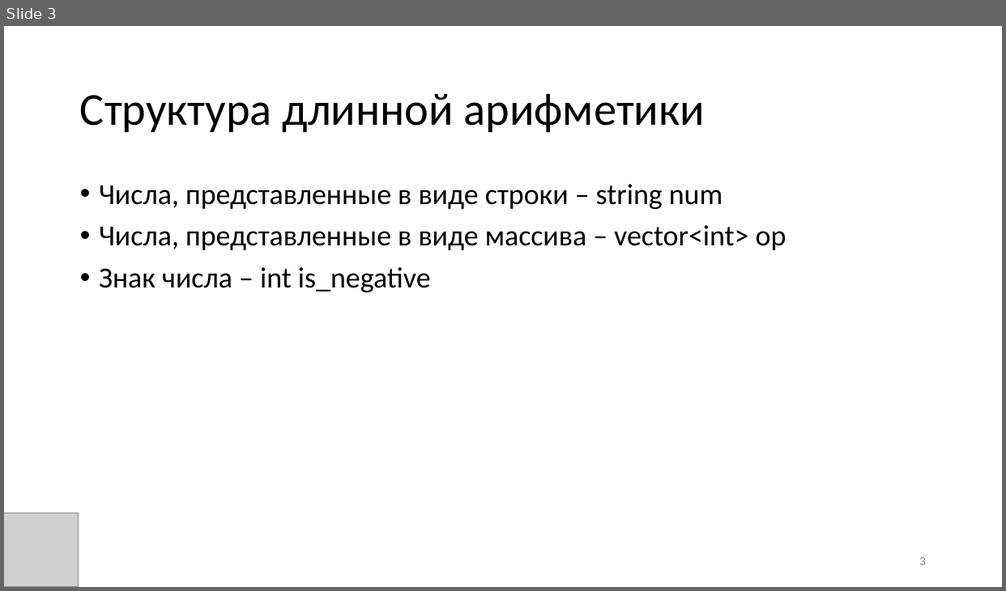
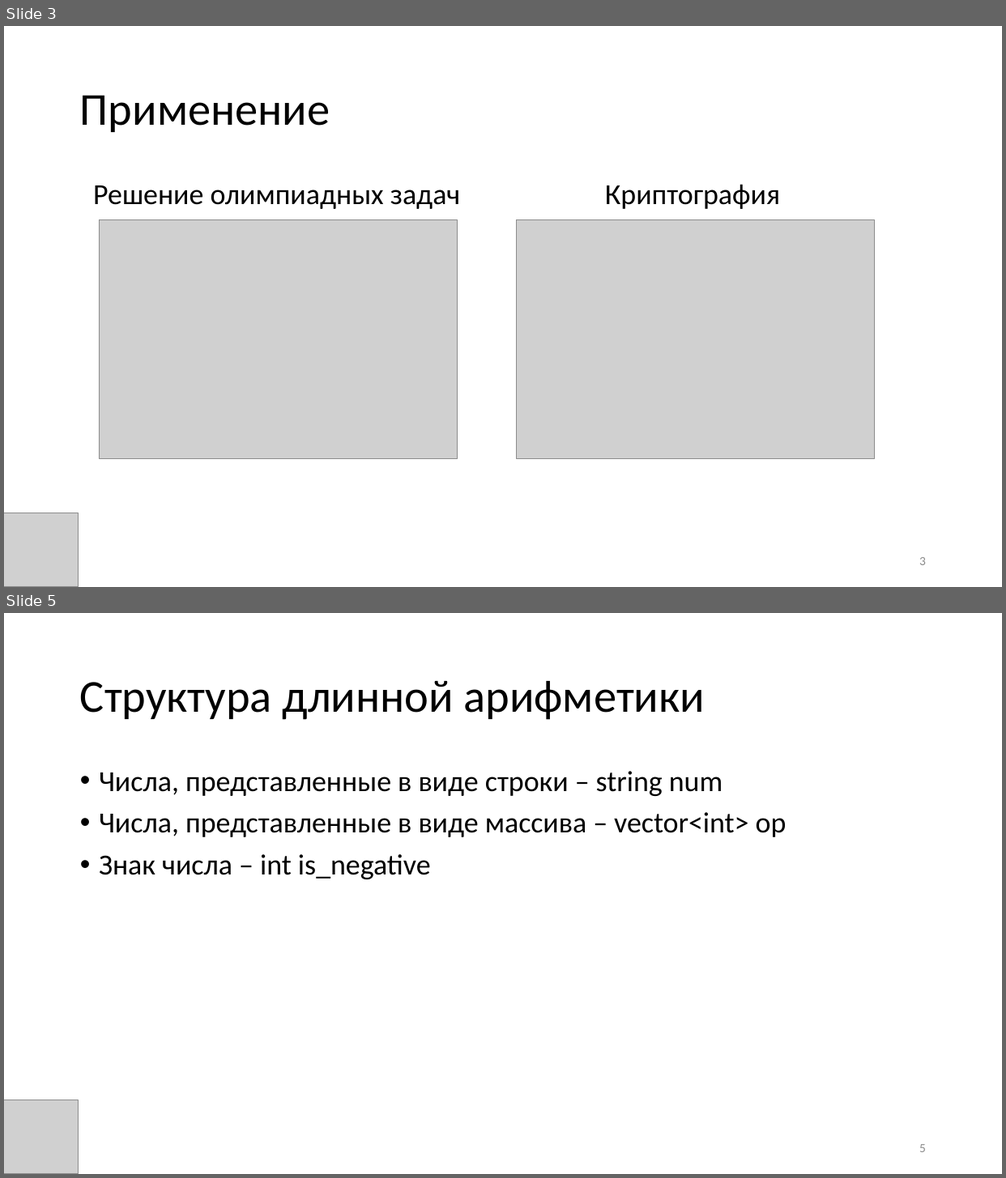
Before and after one commit to candyliving/fefu_long_arithmetic, a slide deck: Эффективная длинная арифметика.pptx. Shown one above the other, each under a label of ours: slide 3 before the commit, slides 3 and 5 after it; the slides between them are not shown. The pictures are 1006x591 and 1006x1178 pixels, drawn with LibreOffice and Linux fonts; fonts in the diff are those of the drawing; grey boxes stand for pictures. Boxes give left, top, right and bottom in pixels: in the first picture for what was removed or moved away, otherwise in the second. Text is boxed around its words. In the diff, an @@ line names an element or a change of style, - is before the commit and + after.

```diff
--- a/Эффективная длинная арифметика.pptx
+++ b/Эффективная длинная арифметика.pptx
@@ slide 3 added at (4, 26, 1002, 587), background #FFFFFF @@
@@ title added at (80, 95, 330, 132), 44 pt, text #000000 @@
+Применение
@@ text added at (93, 184, 780, 209), 28 pt, text #000000 @@
+Решение олимпиадных задач Криптография
@@ picture added at (100, 220, 458, 459) @@
@@ picture added at (517, 220, 875, 459) @@
@@ picture added at (4, 514, 78, 587) @@
@@ page number added at (919, 557, 926, 565), 12 pt, text #8C8C8C @@
+3
@@ what was slide 3 is now slide 5 @@
@@ page number at (919, 1144, 926, 1152): text changed @@
-3
+5
```
Also in this commit, not shown: 4 slides changed, 1 other slide added.
